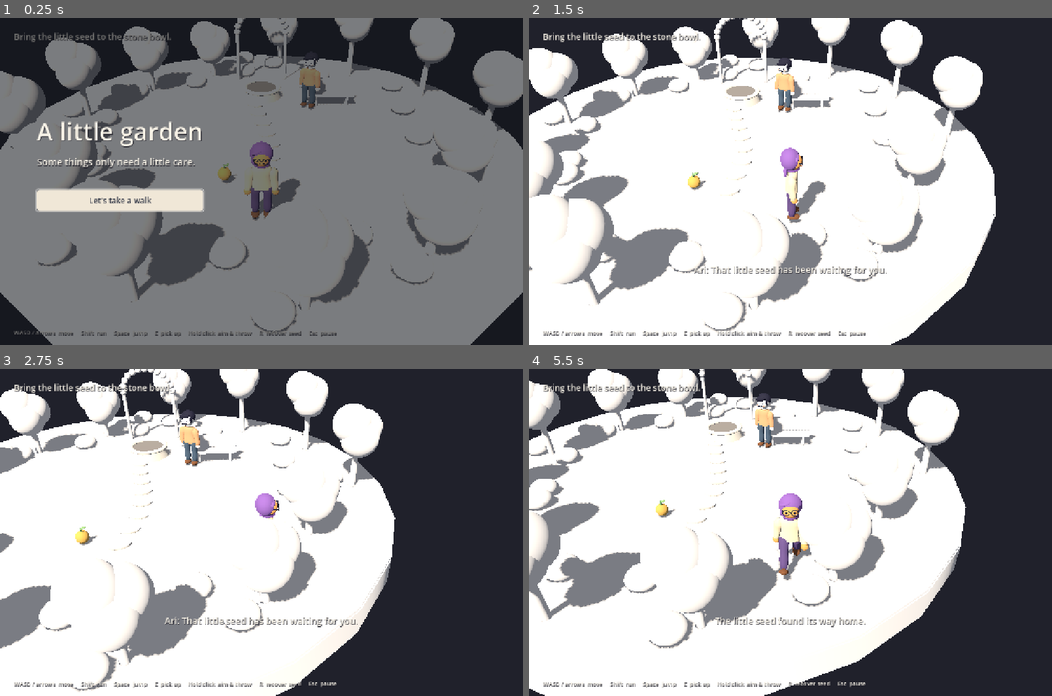
Above: before the commit, frames 1-4 (two rows, left to right).
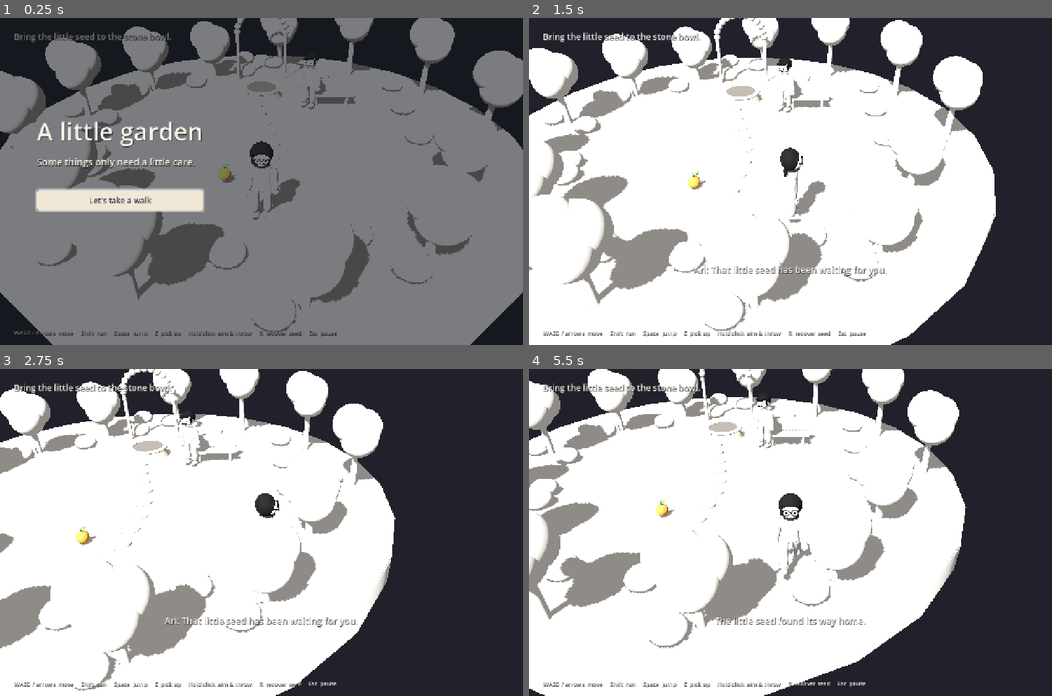
Above: after the commit, the same moments.

Repository: DancingPumpkin65/little-garden
Game: Godot game, scene res://main.tscn
Two runs of this game, one before a commit and one after it. Both use one fixed random seed, a clock stepped at 60 frames per second and the inputs below.
Inputs (mouse positions are in pixels of both pictures, inside the frame that each line leads up to):
- Up to frame 1 (0.25 s): no input
- Up to frame 2 (1.5 s): tap Enter at 0.5 s; move the mouse to (905, 165) at 0.52 s; hold D 0.53-1.25 s; tap E at 0.6 s; click (905, 165) at 0.67 s; tap Space at 0.77 s; drag from (685, 197) to (764, 246) at 1.27 s
- Up to frame 3 (2.75 s): move the mouse to (313, 460) at 2.02 s; hold D from 2.03 s (still down); hold Shift from 2.03 s (still down)
- Up to frame 4 (5.5 s): release D at 2.75 s; release Shift at 2.75 s; drag from (764, 597) to (633, 483) at 2.77 s; move the mouse to (947, 581) at 3.52 s; hold A 3.53-4.25 s; tap R at 3.6 s; tap Space at 3.77 s; drag from (633, 483) to (712, 450) at 4.27 s; move the mouse to (816, 532) at 5.02 s; hold S from 5.03 s (still down); tap E at 5.1 s; click (816, 532) at 5.17 s

The runs differ from the first frame. In frame 1, 1.0% of the frame differs, in the area x 46-62%, y 14-62%; in frame 2, 1.0%; in frame 3, 0.7%; in frame 4, 1.3%, in the area x 0-82%, y 2-84%.

Commit message:
Apply the reference monochrome character palette while preserving facial identity

Diff:
--- a/scripts/character.gd
+++ b/scripts/character.gd
@@ -27,11 +27,11 @@
 	collision.position.y = 1.35
 	add_child(collision)
 	add_child(visual)
-	var skin := Shapes.material(Color("eeece5") if npc else Color("efa95f"))
-	var ink := Shapes.material(Color("29293a"))
-	var coat := Shapes.material(Color("efad7c") if npc else Color("f2dfb8"))
-	var trouser := Shapes.material(Color("506273") if npc else Color("655080"))
-	var boots := Shapes.material(Color("815438"))
+	var skin := Shapes.material(Color("f2f2f2"))
+	var ink := Shapes.material(Color("181818"))
+	var coat := Shapes.material(Color("d6d6d6"))
+	var trouser := Shapes.material(Color("cecece"))
+	var boots := Shapes.material(Color("c8c8c8"))
 	# The torso has a shoulder line, waist and hem; the hip is a separate volume.
 	Shapes.profile(visual, [Vector3(1.17, 0.01, 0.01), Vector3(1.18, 0.37, 0.22), Vector3(1.20, 0.37, 0.22), Vector3(1.34, 0.34, 0.22), Vector3(1.52, 0.30, 0.20), Vector3(1.72, 0.30, 0.20), Vector3(1.88, 0.35, 0.20), Vector3(1.98, 0.29, 0.17), Vector3(2.02, 0.13, 0.12)], coat)
 	Shapes.profile(visual, [Vector3(1.12, 0.22, 0.15), Vector3(1.25, 0.29, 0.18), Vector3(1.35, 0.25, 0.16)], trouser)
@@ -52,9 +52,9 @@
 		Shapes.sphere(head, Vector3(0, -0.065, 0.17), Vector3(0.77, 0.76, 0.64), skin)
 	for side in [-1.0, 1.0]:
 		Shapes.sphere(head, Vector3(side * 0.18, -0.02, 0.477), Vector3(0.08, 0.11, 0.035), ink)
-		Shapes.sphere(head, Vector3(side * 0.25, -0.15, 0.44), Vector3(0.1, 0.045, 0.025), Shapes.material(Color("e59c7d")))
+		Shapes.sphere(head, Vector3(side * 0.25, -0.15, 0.44), Vector3(0.1, 0.045, 0.025), Shapes.material(Color("eeeeee")))
 	Shapes.sphere(head, Vector3(0, -0.13, 0.49), Vector3(0.09, 0.075, 0.08), skin)
-	Shapes.sphere(head, Vector3(0, -0.24, 0.455), Vector3(0.09, 0.025, 0.025), Shapes.material(Color("a75f4f")))
+	Shapes.sphere(head, Vector3(0, -0.24, 0.455), Vector3(0.09, 0.025, 0.025), Shapes.material(Color("555555")))
 	if not npc: build_glasses(ink)
 	if npc:
 		for side in [-1.0, 1.0]:
@@ -101,8 +101,8 @@
 	Shapes.box(head, Vector3(0, 0.0, 0.505), Vector3(0.1, 0.035, 0.035), frame_material).cast_shadow = GeometryInstance3D.SHADOW_CASTING_SETTING_OFF
 
 func build_hijab() -> void:
-	var cloth := Shapes.material(Color("9166b1"))
-	var folds := Shapes.material(Color("7f569e"))
+	var cloth := Shapes.material(Color("202020"))
+	var folds := Shapes.material(Color("343434"))
 	Shapes.sphere(head, Vector3(0, 0.05, -0.08), Vector3(1.04, 1.07, 0.94), cloth)
 	# One continuous hood silhouette, with a diagonal fold above the forehead.
 	var fold := Shapes.sphere(head, Vector3(-0.18, 0.28, 0.2), Vector3(0.6, 0.19, 0.27), cloth)
--- a/scripts/game.gd
+++ b/scripts/game.gd
@@ -55,13 +55,13 @@
 	environment.background_mode = Environment.BG_COLOR
 	environment.background_color = Color("20212b")
 	environment.ambient_light_source = Environment.AMBIENT_SOURCE_COLOR
-	environment.ambient_light_color = Color("dce2f5")
+	environment.ambient_light_color = Color.WHITE
 	environment.ambient_light_energy = 0.32
 	environment.tonemap_mode = Environment.TONE_MAPPER_LINEAR
 	env_node.environment = environment
 	add_child(env_node)
 	sun.rotation_degrees = Vector3(-48, -32, 0)
-	sun.light_color = Color("fff1d9")
+	sun.light_color = Color.WHITE
 	sun.light_energy = 0.8
 	sun.shadow_enabled = true
 	sun.directional_shadow_max_distance = 45
